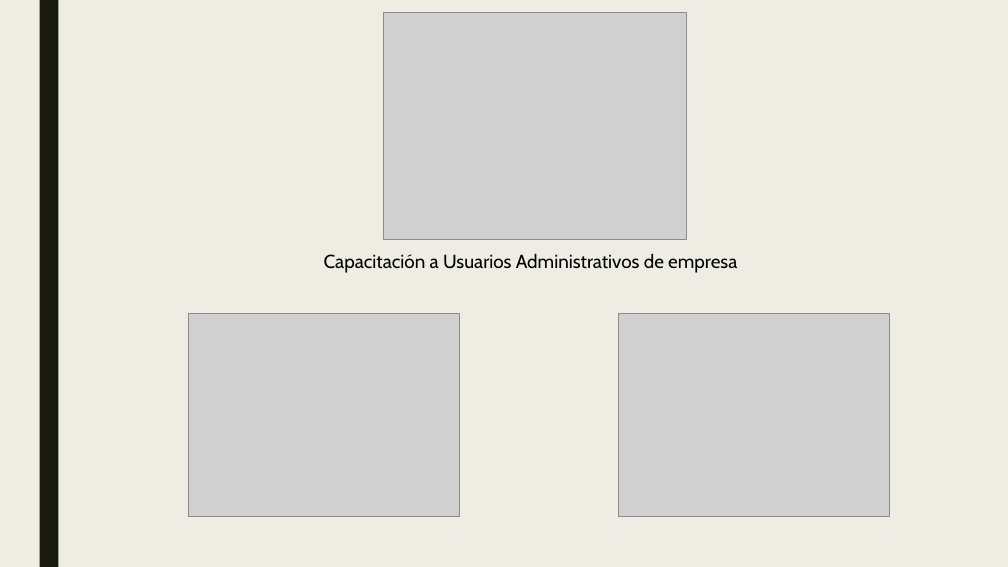
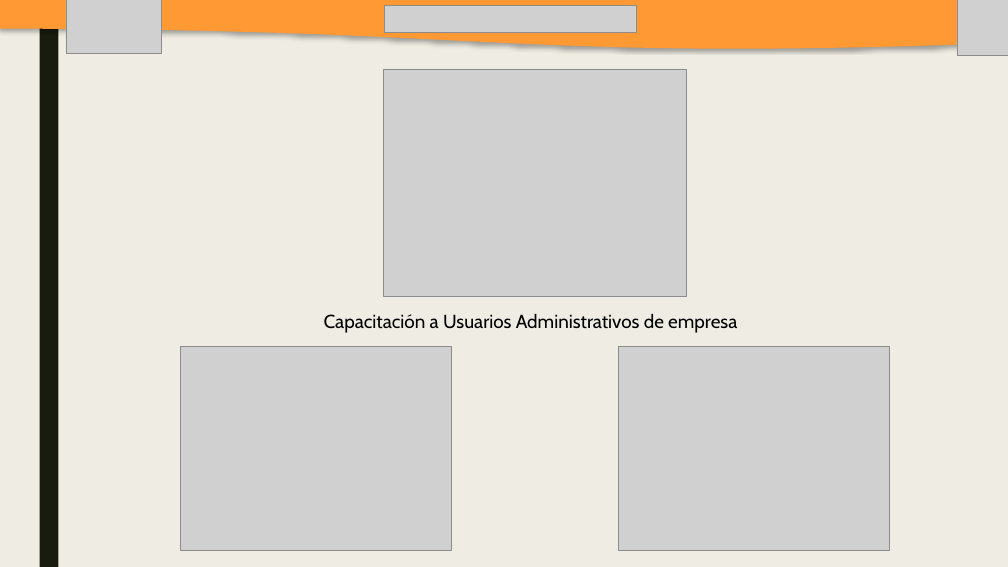
Before and after one commit to SM-ROOT/SM-ROOT, a slide deck: slide 27 of 9°A/Integradora/diapositiva/SM-ROOT_APPMO-SP.pptx. Drawn at 1008x567 pixels with LibreOffice and Linux fonts; fonts in the diff are those of the drawing; grey boxes stand for pictures. Boxes give left, top, right and bottom in pixels: in the first picture for what was removed or moved away, otherwise in the second. Text is boxed around its words. In the diff, an @@ line names an element or a change of style, - is before the commit and + after.

```diff
--- a/9°A/Integradora/diapositiva/SM-ROOT_APPMO-SP.pptx
+++ b/9°A/Integradora/diapositiva/SM-ROOT_APPMO-SP.pptx
@@ freeform shape added at [0,0,1008,48], fill #FF9933 @@
@@ picture added at [66,0,161,54] @@
@@ picture added at [385,5,636,33] @@
@@ picture added at [957,0,1008,56] @@
@@ picture: place and size @@
-picture at [383,12,687,239]
+picture at [383,69,687,296]
@@ text "Capacitación a Usuarios Administrativos de ...": place and size @@
-text "Capacitación a Usuarios Administrativos de ..." at [324,253,737,273]
+text "Capacitación a Usuarios Administrativos de ..." at [324,313,737,333]
@@ picture: place and size @@
-picture at [188,313,460,516]
+picture at [181,347,452,551]
@@ picture: place and size @@
-picture at [619,313,890,516]
+picture at [619,347,890,551]
```
Also in this commit, not shown: 5 other slides changed, 1 slide added, 1 slide removed, 15 other files.
